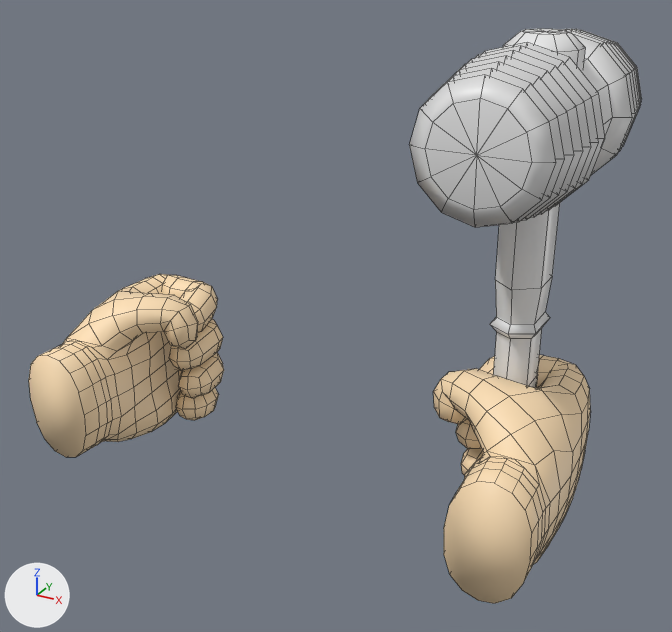
The FBX model Assets/ArtAsset/hammer.fbx as it was, and as the next commit left it.
Rendered twice from a camera (50 mm lens) standing at (0.42, -0.732, 0.303) and looking at (0.163, -0.265, 0.07). Every picture has the same lights, and +X, +Y and +Z are marked at lower left. Mesh edges are drawn as thin lines. Where no turn or scale is listed for an object, it has been applied to the vertices.

Objects in the first picture: 'Hammer', 'hand_left', 'hand_right'.
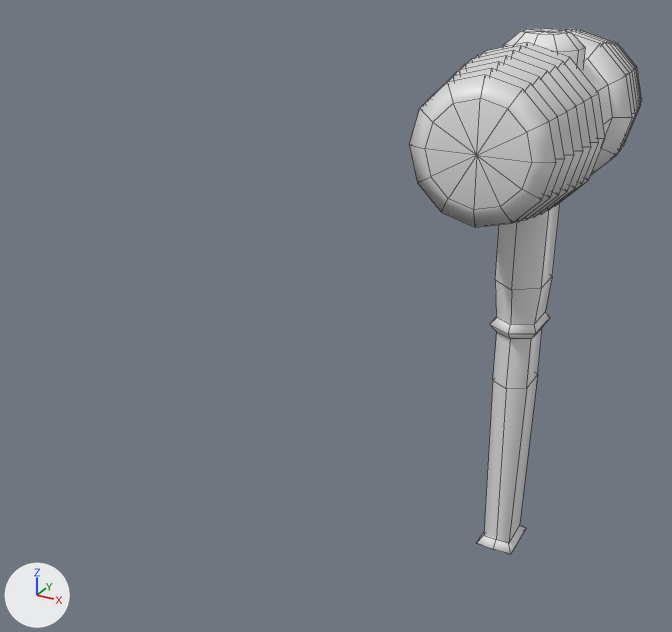
The newer file is also turned or shifted as a whole; pictures and numbers use the older file's frame.

Changed parts and their boxes (x1, y1, x2, y2) in the pictures (672 x 632 px):
'hand_right', deleted: before (433, 355, 591, 603)
'hand_left', deleted: before (29, 274, 224, 457)

The change, as a diff of the scene's bpy script:
```diff
--- a/Assets/ArtAsset/hammer.fbx.py
+++ b/Assets/ArtAsset/hammer.fbx.py
@@ ob_hand_right @@
-ob_hand_right = bpy.data.objects.new('hand_right', me_cube_003)
-ob_hand_right.location = (0.3001, -0.301, 0.0)
-ob_hand_right.rotation_euler = (-1.571, 0.0, 0.0)  # degrees (-90, 0, 0)
-ob_hand_right.scale = (-0.01, -0.01, -0.01)
@@ ob_hand_left @@
-ob_hand_left = bpy.data.objects.new('hand_left', me_cube_002)
-ob_hand_left.location = (0.0, -0.301, 0.0)
```
